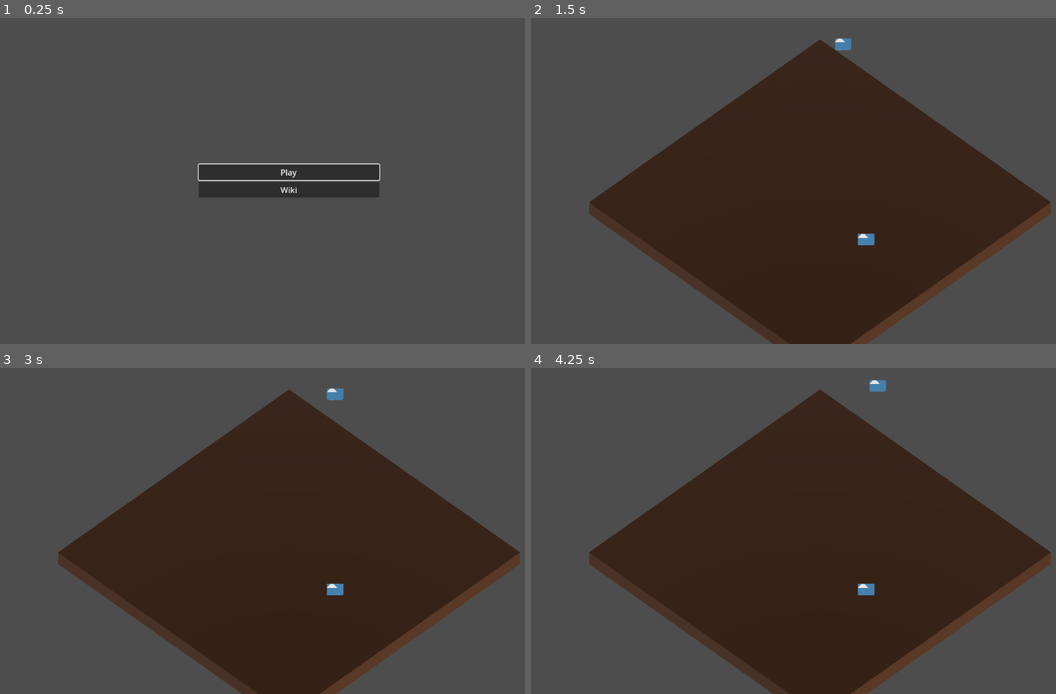
Above: before the commit, frames 1-4 (two rows, left to right).
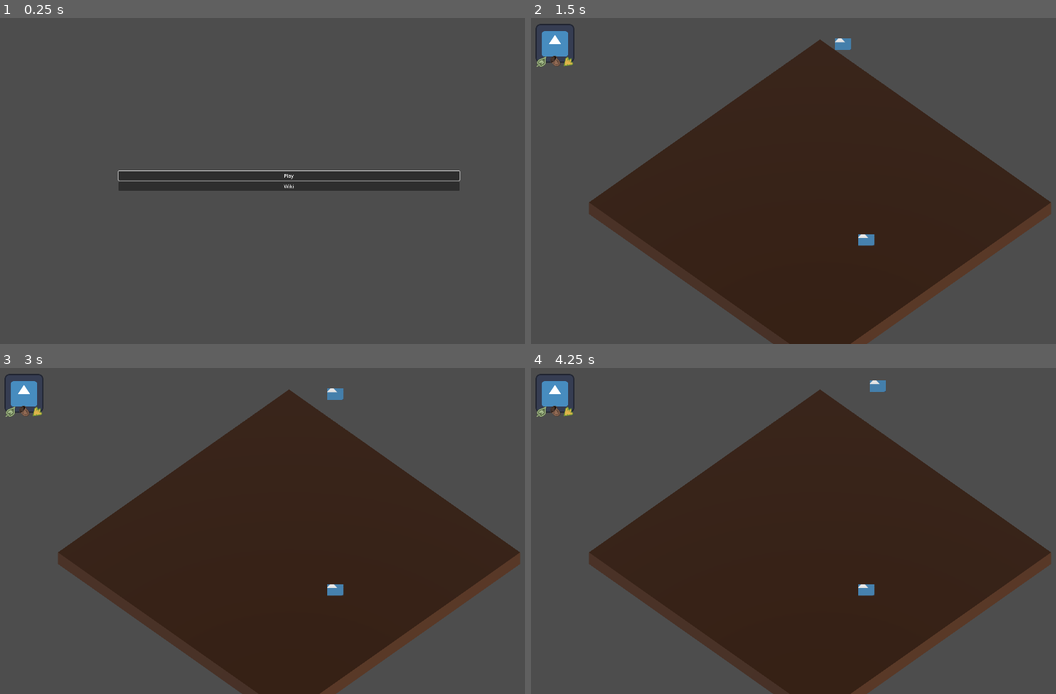
Above: after the commit, the same moments.

Repository: nialsiG/Carthage
Game: Godot game, scene res://Screens/StartScreen.tscn
Two runs of this game, one before a commit and one after it. Both use one fixed random seed, a clock stepped at 60 frames per second and the inputs below. The engine's default icon, where the game draws it, is replaced by a stand-in: a white triangle on a blue panel in a dark square.
Inputs (mouse positions are in pixels of both pictures, inside the frame that each line leads up to):
- Up to frame 1 (0.25 s): no input
- Up to frame 2 (1.5 s): click "Play" at 0.5 s; tap Enter at 1.25 s; move the mouse to (945, 164) at 1.27 s; hold D (Right) from 1.28 s (still down); tap W (Top) at 1.35 s; click (945, 164) at 1.42 s
- Up to frame 3 (3 s): tap Space at 2 s; move the mouse to (173, 547) at 2.02 s; release D (Right) at 2.03 s; hold Down (Down) 2.03-2.78 s; tap W (Top) at 2.1, 2.85 s; tap Enter at 2.75 s; move the mouse to (346, 459) at 2.77 s; hold D (Right) from 2.78 s (still down)
- Up to frame 4 (4.25 s): keep holding D (Right); tap Space at 3.5 s; move the mouse to (793, 596) at 3.52 s; tap W (Top) at 3.6 s; click (793, 596) at 3.67 s

The runs differ from the first frame. In frame 1, 3.6% of the frame differs, in the area x 22-88%, y 44-56%; in frame 2, 0.6%; in frame 3, 0.6%; in frame 4, 0.6%.
Error after the commit: Invalid call. Nonexistent function 'ReleaseFocus' in base 'Nil'. (res://Screens/game_screen.gd:94)

Commit message:
proto monkey faces = KO

Diff:
--- /dev/null
+++ b/game_jam_carthage/GameObjects/game_ui.tscn
@@ -0,0 +1,26 @@
+[gd_scene load_steps=2 format=3 uid="uid://c8xjk17esatqc"]
+
+[ext_resource type="PackedScene" uid="uid://ks6p1qndob1b" path="res://GameObjects/monkey_faces.tscn" id="1_dlkwb"]
+
+[node name="GameUi" type="Control"]
+layout_mode = 3
+anchors_preset = 15
+anchor_right = 1.0
+anchor_bottom = 1.0
+grow_horizontal = 2
+grow_vertical = 2
+
+[node name="MarginContainer" type="MarginContainer" parent="."]
+layout_mode = 1
+anchors_preset = 15
+anchor_right = 1.0
+anchor_bottom = 1.0
+grow_horizontal = 2
+grow_vertical = 2
+theme_override_constants/margin_left = 20
+theme_override_constants/margin_top = 20
+theme_override_constants/margin_right = 20
+theme_override_constants/margin_bottom = 20
+
+[node name="MonkeyFaces" parent="MarginContainer" instance=ExtResource("1_dlkwb")]
+layout_mode = 2
--- a/game_jam_carthage/GameObjects/monkey_face.tscn
+++ b/game_jam_carthage/GameObjects/monkey_face.tscn
@@ -15,20 +15,19 @@
 
 [node name="Sprite2DMonkey" type="TextureRect" parent="."]
 layout_mode = 0
-offset_right = 300.0
-offset_bottom = 300.0
+offset_right = 128.0
+offset_bottom = 128.0
 texture = ExtResource("1_jroai")
-expand_mode = 1
 
 [node name="HBoxContainer" type="HBoxContainer" parent="Sprite2DMonkey"]
 layout_mode = 1
 anchors_preset = 15
 anchor_right = 1.0
 anchor_bottom = 1.0
-offset_left = 103.0
-offset_top = 234.0
-offset_right = 196.0
-offset_bottom = 65.0
+offset_left = 1.0
+offset_top = 104.0
+offset_right = 1.0
+offset_bottom = 24.0
 grow_horizontal = 2
 grow_vertical = 2
 
--- /dev/null
+++ b/game_jam_carthage/GameObjects/monkey_faces.gd
@@ -0,0 +1,9 @@
+class_name MonkeyFaces extends Control
+
+
+func Update(faceArray):
+	for face in faceArray:
+		AddFace(face.sprite, face.diet)
+
+func AddFace(sprite, diet):
+	pass
--- a/game_jam_carthage/GameObjects/monkey_faces.tscn
+++ b/game_jam_carthage/GameObjects/monkey_faces.tscn
@@ -1,10 +1,12 @@
-[gd_scene load_steps=2 format=3 uid="uid://ks6p1qndob1b"]
+[gd_scene load_steps=3 format=3 uid="uid://ks6p1qndob1b"]
 
+[ext_resource type="Script" path="res://GameObjects/monkey_faces.gd" id="1_o1ajp"]
 [ext_resource type="PackedScene" uid="uid://b8m8b0ahx42uk" path="res://GameObjects/monkey_face.tscn" id="1_twdlj"]
 
 [node name="MonkeyFaces" type="Control"]
 layout_mode = 3
 anchors_preset = 0
+script = ExtResource("1_o1ajp")
 
 [node name="MonkeyFace" parent="." instance=ExtResource("1_twdlj")]
 layout_mode = 1
--- a/game_jam_carthage/Screens/GameScreen.tscn
+++ b/game_jam_carthage/Screens/GameScreen.tscn
@@ -1,7 +1,8 @@
-[gd_scene load_steps=3 format=3 uid="uid://byh8df8f8ldkr"]
+[gd_scene load_steps=4 format=3 uid="uid://byh8df8f8ldkr"]
 
 [ext_resource type="Script" path="res://Screens/game_screen.gd" id="1_tt61r"]
 [ext_resource type="PackedScene" uid="uid://doqvcxpkdv1ak" path="res://GameObjects/Animals/Monkey.tscn" id="2_meuxl"]
+[ext_resource type="PackedScene" uid="uid://c8xjk17esatqc" path="res://GameObjects/game_ui.tscn" id="3_6uceo"]
 
 [node name="GameScreen" type="Node"]
 script = ExtResource("1_tt61r")
@@ -32,3 +33,7 @@
 [node name="DirectionalLight3D" type="DirectionalLight3D" parent="."]
 transform = Transform3D(-0.400141, 0.542566, 0.738586, 0, -0.805918, 0.592027, 0.916454, 0.236894, 0.322481, 16.2175, 10.9959, 5.57323)
 light_angular_distance = 10.0
+
+[node name="CanvasLayer" type="CanvasLayer" parent="."]
+
+[node name="GameUi" parent="CanvasLayer" instance=ExtResource("3_6uceo")]
--- a/game_jam_carthage/project.godot
+++ b/game_jam_carthage/project.godot
@@ -19,6 +19,11 @@
 
 SoundsettingsManager="*res://Singletons/SoundsettingsManager.tscn"
 ColobsManager="*res://Singletons/ColobsManager.tscn"
+
+[display]
+
+window/size/viewport_width=1920
+window/size/viewport_height=1080
 
 [input]
 
Binary file changed: game_jam_carthage/Assets/Sprites/ui/herb_icon.png
Binary file changed: game_jam_carthage/Assets/Sprites/ui/leaf_icon.png
Binary file changed: game_jam_carthage/Assets/Sprites/ui/seed_icon.png
